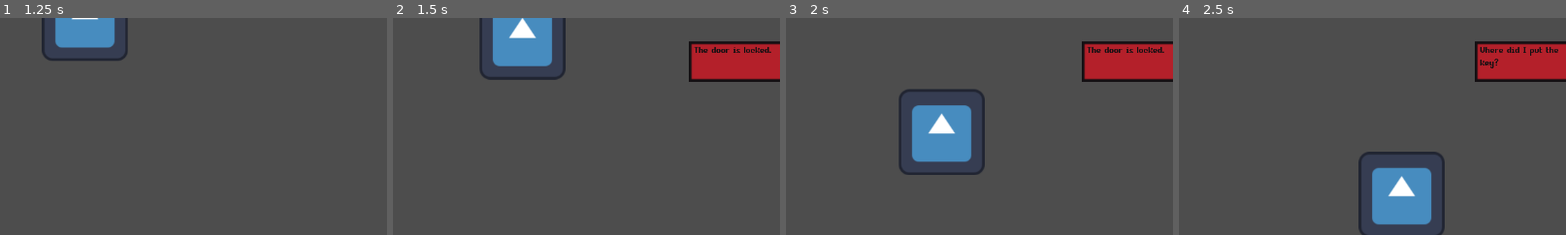
Above: before the commit, frames 1-4 (left to right).
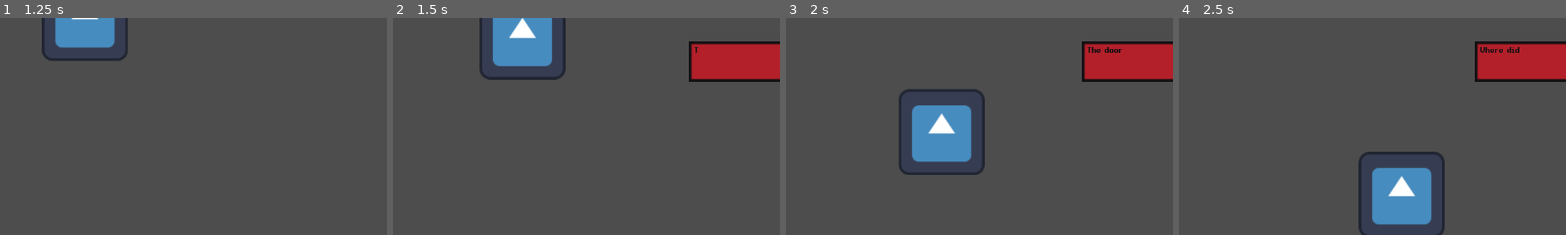
Above: after the commit, the same moments.

Repository: caden602/Project_Museum
Game: Godot game, scene res://scenes/levels/main.tscn
Same seed, same stepped clock (60 frames per second), same inputs: the game is played once before the commit and once after it. The engine's default icon, where the game draws it, is replaced by a stand-in: a white triangle on a blue panel in a dark square.
Inputs:
- Up to frame 1 (1.25 s): tap Enter at 0.5 s; hold D (move_right) from 0.53 s (still down); hold Space (space) from 0.53 s (still down)
- Up to frame 2 (1.5 s): release D (move_right) at 1.28 s; release Space (space) at 1.28 s; hold S (move_down) from 1.28 s (still down); tap Space (space) at 1.35 s
- Up to frame 3 (2 s): keep holding S (move_down)
- Up to frame 4 (2.5 s): release S (move_down) at 2.03 s; hold D (move_right) from 2.03 s (still down); hold Space (space) from 2.03 s (still down)
The pictures show only the part of the screen within x 5-55%, y 0-50%; the shares and areas given below are measured in that part.

Frame 1 is identical in both runs. In frame 2, 0.3% of the frame differs, in the area x 78-98%, y 13-17%; in frame 3, 0.1%; in frame 4, 0.2%.

Commit message:
commit should have come from dialog branch

Diff:
--- a/assets/fonts/DefaultFont.tres
+++ b/assets/fonts/DefaultFont.tres
@@ -1,6 +1,11 @@
-[gd_resource type="FontFile" load_steps=2 format=2]
+[gd_resource type="FontFile" load_steps=2 format=3 uid="uid://dh1rgegq0qcel"]
 
-[ext_resource path="res://assets/fonts/EquipmentPro.ttf" type="FontFile" id=1]
+[ext_resource type="FontFile" uid="uid://c0dcqq0jiloll" path="res://assets/fonts/EquipmentPro.ttf" id="1"]
 
 [resource]
-font_data = ExtResource( 1 )
+fallbacks = Array[Font]([ExtResource("1")])
+cache/0/16/0/ascent = 0.0
+cache/0/16/0/descent = 0.0
+cache/0/16/0/underline_position = 0.0
+cache/0/16/0/underline_thickness = 0.0
+cache/0/16/0/scale = 1.0
--- a/scenes/ui/dialog_player.gd
+++ b/scenes/ui/dialog_player.gd
@@ -5,9 +5,12 @@
 var scene_text: Dictionary = {}
 var selected_text: Array = []
 var in_progress: bool = false
+var ratio: float = 0.0
+var index: int = 0
 
 @onready var background = $Background
 @onready var text_label = $TextLabel
+@onready var timer = $Timer
 
 func _ready():
 	background.visible = false
@@ -22,11 +25,14 @@
 		return test_json_conv.get_data()
 
 func show_text():
-	text_label.text = selected_text.pop_front()
+	timer.start()
+	text_label.text = selected_text.front()
+
 
 func next_line():
+	selected_text.pop_front()
 	if selected_text.size() > 0:
-		show_text()
+		ratio = 0
 	else:
 		finish()
 
@@ -35,9 +41,11 @@
 	background.visible = false
 	in_progress = false
 	get_tree().paused = false
+	timer.stop()
 
 func on_display_dialog(text_key):
-	print(in_progress)
+	index = 0
+
 	if in_progress:
 		next_line()
 	else:
@@ -46,3 +54,9 @@
 		in_progress = true
 		selected_text = scene_text[text_key].duplicate()
 		show_text()
+
+
+func _on_timer_timeout():
+	ratio += 0.1
+	text_label.visible_ratio = ratio
+	show_text()
--- a/scenes/ui/dialog_player.tscn
+++ b/scenes/ui/dialog_player.tscn
@@ -1,12 +1,13 @@
 [gd_scene load_steps=4 format=3 uid="uid://cum3uhbgu6q8j"]
 
 [ext_resource type="Texture2D" uid="uid://5p1hhu66drwm" path="res://assets/Dialogue-Background.png" id="1"]
-[ext_resource type="FontFile" path="res://assets/fonts/DefaultFont.tres" id="2"]
+[ext_resource type="FontFile" uid="uid://dh1rgegq0qcel" path="res://assets/fonts/DefaultFont.tres" id="2"]
 [ext_resource type="Script" path="res://scenes/ui/dialog_player.gd" id="3"]
 
 [node name="DialogPlayer" type="CanvasLayer"]
 process_mode = 3
 script = ExtResource("3")
+scene_text_file = null
 
 [node name="Background" type="TextureRect" parent="."]
 anchors_preset = 5
@@ -29,3 +30,10 @@
 theme_override_colors/font_color = Color(0.0784314, 0.0627451, 0.0745098, 1)
 theme_override_fonts/font = ExtResource("2")
 autowrap_mode = 2
+visible_characters = 0
+visible_ratio = 0.23
+
+[node name="Timer" type="Timer" parent="."]
+wait_time = 0.1
+
+[connection signal="timeout" from="Timer" to="." method="_on_timer_timeout"]
--- a/scripts/dialog_area.gd
+++ b/scripts/dialog_area.gd
@@ -6,7 +6,6 @@
 
 func _input(event):
 	if area_active and event.is_action_pressed("space"):
-		print("space")
 		SignalBus.emit_signal("display_dialog", text_key)
 
 func _on_DialogArea_area_entered(_area):
